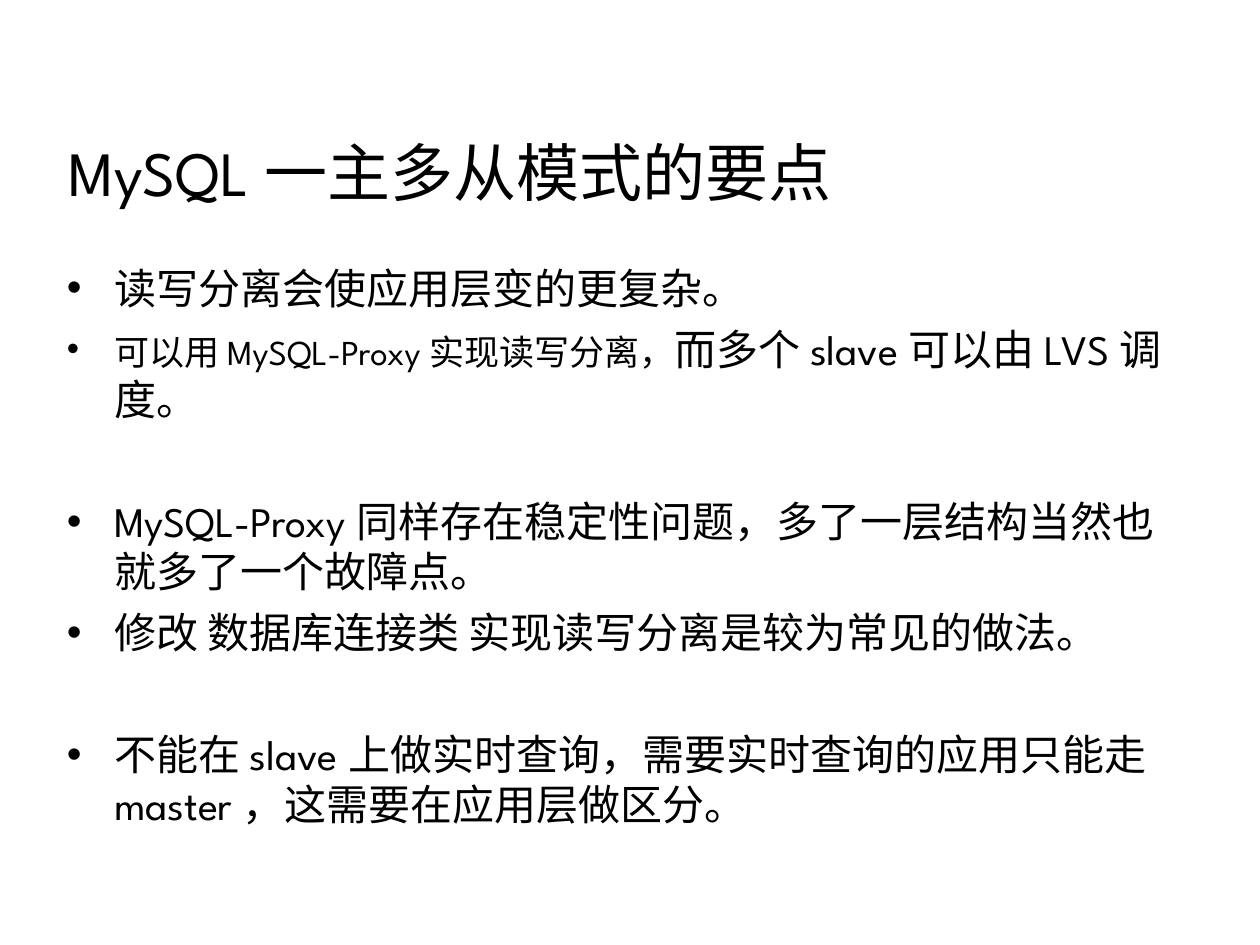
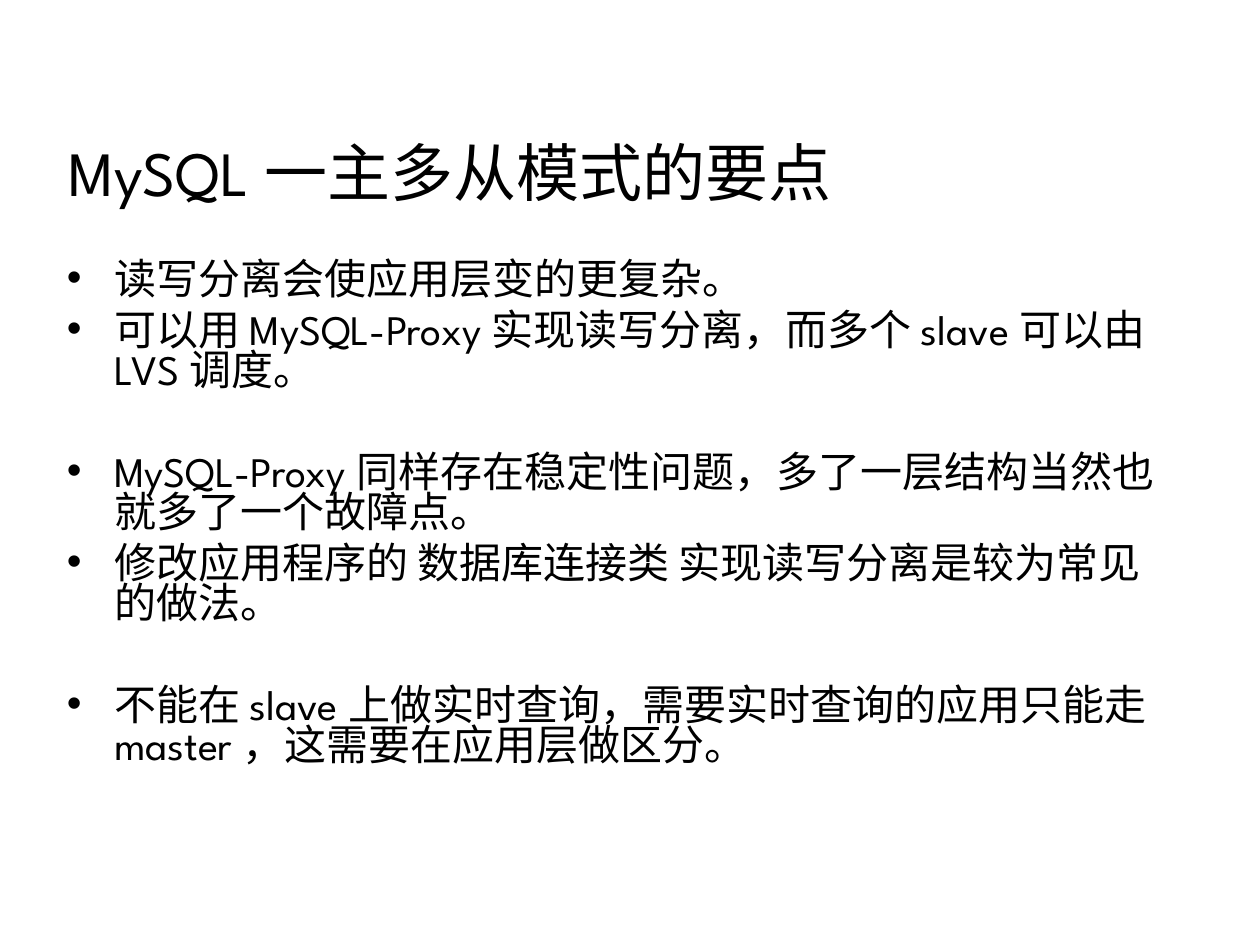
Before and after one commit to 7KjN3mHq/bluedata, a slide deck: slide 19 of system/01总览/架构/网站集群架构.ppt. Drawn at 1260x945 pixels with LibreOffice and Linux fonts; fonts in the diff are those of the drawing; background and template pictures are left out. Boxes give left, top, right and bottom in pixels: in the first picture for what was removed or moved away, otherwise in the second. Text is boxed around its words. In the diff, an @@ line names an element or a change of style, - is before the commit and + after.

```diff
--- a/system/01总览/架构/网站集群架构.ppt
+++ b/system/01总览/架构/网站集群架构.ppt
@@ text at (114,258,1154,765): size 20 to 24 pt in "可以用 MySQL-Proxy 实现读写分离，而多个"; line spacing 1 to 0.8 @@
@@ text at (114,542,1141,622): text changed @@
-• 修改 数据库连接类 实现读写分离是较为常见的做法。
+• 修改应用程序的 数据库连接类 实现读写分离是较为常见的做法。
```
Also in this commit, not shown: 7 other slides changed, 2 other files.
